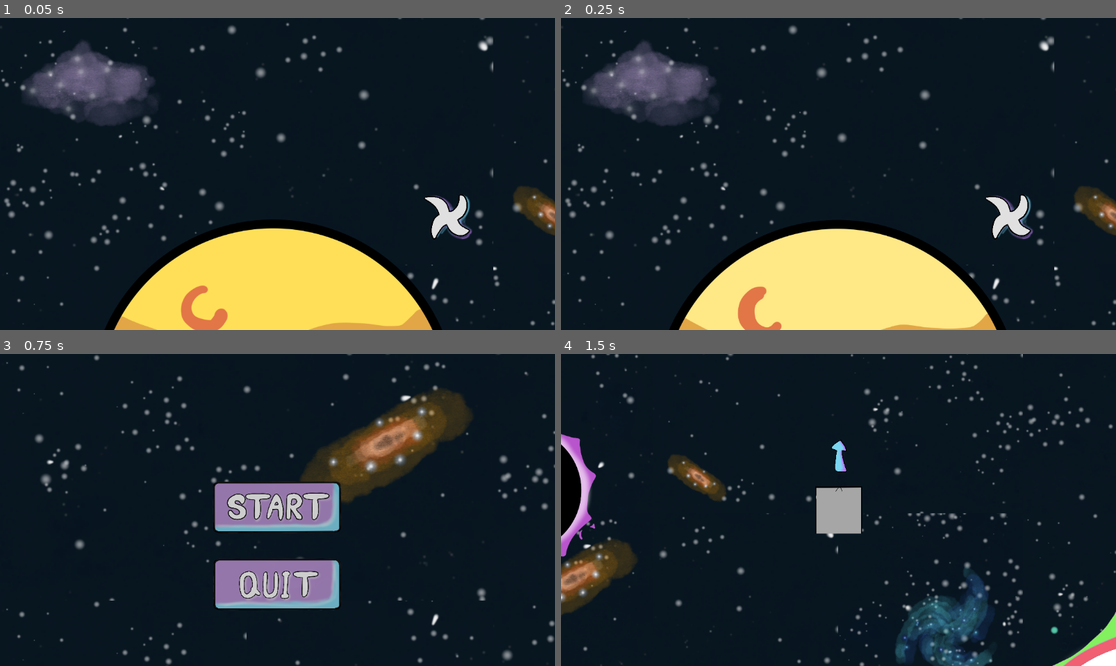
Above: before the commit, frames 1-4 (two rows, left to right).
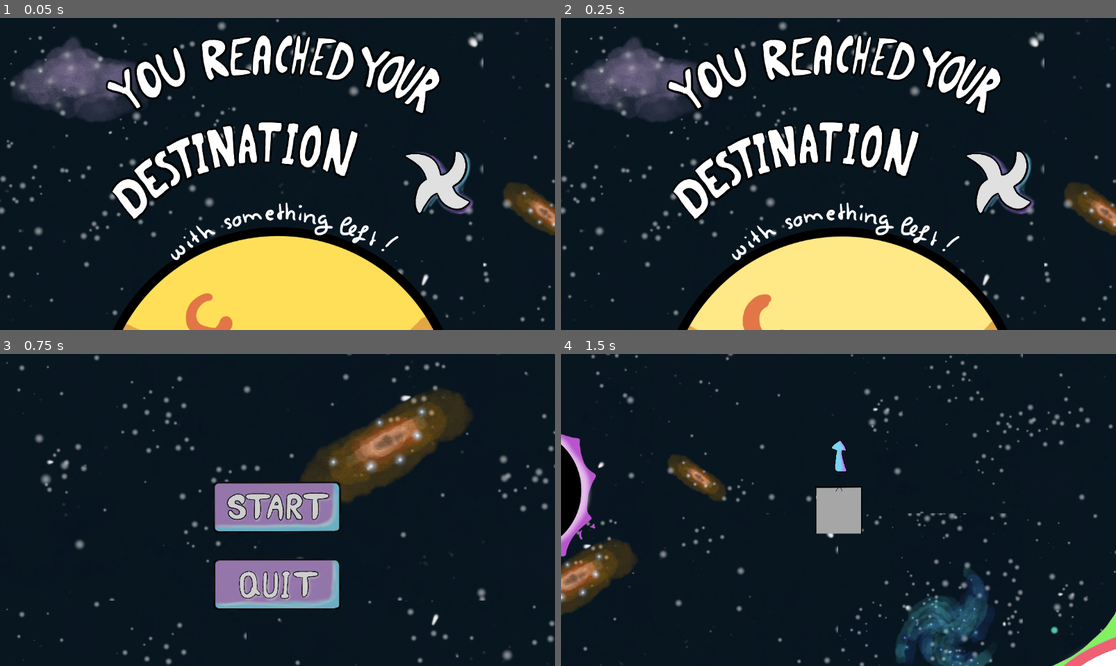
Above: after the commit, the same moments.

Repository: Dolphus2/NordicGameJam2026
Game: Godot game, scene res://scenes/win_screen.tscn
Same seed, same stepped clock (60 frames per second), same inputs: the game is played once before the commit and once after it. This scene is started directly instead of the project's main scene.
Inputs (mouse positions are in pixels of both pictures, inside the frame that each line leads up to; where the layout moved, square brackets give the same spot in the first picture):
- Up to frame 1 (0.05 s): no input
- Up to frame 2 (0.25 s): no input
- Up to frame 3 (0.75 s): click (438, 516) [449, 553] at 0.5 s
- Up to frame 4 (1.5 s): click (838, 506) at 1.25 s

The runs differ from the first frame. In frame 1, 21% of the frame differs, in the area x 0-100%, y 0-100%; in frame 2, 20%; in frame 3, nothing differs; in frame 4, nothing differs.

Commit message:
win screen done

Diff:
--- a/scenes/win_screen.tscn
+++ b/scenes/win_screen.tscn
@@ -5,6 +5,7 @@
 [ext_resource type="Texture2D" uid="uid://8irtn3fpn3l5" path="res://assets/x.png" id="2_e41g7"]
 [ext_resource type="Texture2D" uid="uid://cg0rw7c2bewby" path="res://assets/x_hovered.png" id="3_0lrm4"]
 [ext_resource type="PackedScene" uid="uid://c7uhjyid0swon" path="res://scenes/planet.tscn" id="4_6s1kg"]
+[ext_resource type="Texture2D" uid="uid://cki7llxmqkqw2" path="res://assets/end_screen.png" id="6_6s1kg"]
 
 [sub_resource type="TileSetAtlasSource" id="TileSetAtlasSource_erk2x"]
 texture = ExtResource("1_wv5lq")
@@ -9235,6 +9236,10 @@
 anchors_preset = 15
 anchor_right = 1.0
 anchor_bottom = 1.0
+offset_left = -21.0
+offset_top = -8.0
+offset_right = -21.0
+offset_bottom = -8.0
 grow_horizontal = 2
 grow_vertical = 2
 script = ExtResource("1_0lrm4")
@@ -9244,19 +9249,40 @@
 format = 2
 layer_0/tile_data = PackedInt32Array(0, 0, 0, 65536, 0, 1, 65537, 131072, 1, 65538, 131072, 0, 1, 65536, 2, 2, 0, 2, -1, 0, 2, -65536, 65536, 1, 65535, 65536, 2, 131071, 131072, 0, -65535, 131072, 0, -65534, 65536, 2)
 
-[node name="TextureButton" type="TextureButton" parent="." unique_id=285041816]
+[node name="TextureRect" type="TextureRect" parent="." unique_id=2051660145]
 layout_mode = 0
-offset_left = 866.0
-offset_top = 351.0
-offset_right = 993.32416
-offset_bottom = 473.0
+anchor_left = 0.5269097
+anchor_top = 1.2685186
+anchor_right = 0.5616319
+anchor_bottom = 1.3302469
+offset_top = -6.1035156e-05
+expand_mode = 2
+metadata/_edit_use_anchors_ = true
+
+[node name="Planet" parent="TextureRect" unique_id=543335508 instance=ExtResource("4_6s1kg")]
+
+[node name="text" type="Sprite2D" parent="TextureRect" unique_id=1122889883]
+position = Vector2(-16, -556)
+scale = Vector2(0.38985512, 0.38985512)
+texture = ExtResource("6_6s1kg")
+
+[node name="TextureButton" type="TextureButton" parent="." unique_id=1189173199]
+layout_mode = 1
+anchors_preset = 7
+anchor_left = 0.5
+anchor_top = 1.0
+anchor_right = 0.5
+anchor_bottom = 1.0
+offset_left = 265.0
+offset_top = -387.0
+offset_right = 446.5935
+offset_bottom = -213.0
+grow_horizontal = 2
+grow_vertical = 0
 texture_normal = ExtResource("2_e41g7")
 texture_pressed = ExtResource("3_0lrm4")
 texture_hover = ExtResource("3_0lrm4")
 ignore_texture_size = true
 stretch_mode = 0
 
-[node name="Planet" parent="." unique_id=543335508 instance=ExtResource("4_6s1kg")]
-position = Vector2(576, 798)
-
 [connection signal="pressed" from="TextureButton" to="." method="_on_texture_button_pressed"]
--- a/scripts/win_screen.gd
+++ b/scripts/win_screen.gd
@@ -1,5 +1,4 @@
 extends Control
-
 
 func _on_texture_button_pressed() -> void:
 	get_tree().change_scene_to_file("res://scenes/title_screen.tscn")
Binary file added: assets/end_screen.png
Not shown, added: assets/end_screen.png.import
